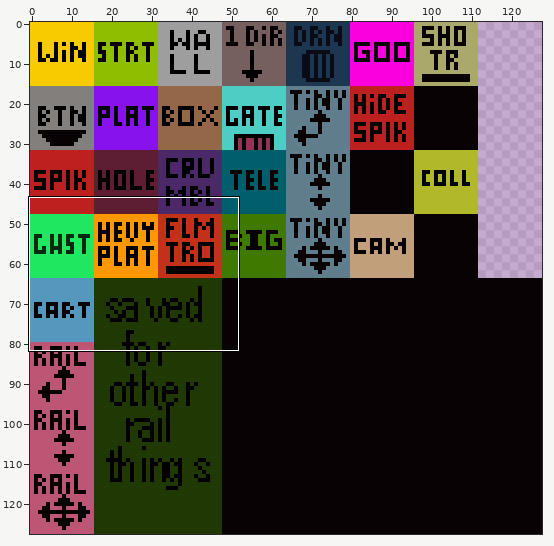
File history of a sprite sheet, assets/maps/tileset/GameplayTileset.png. The picture above shows the old version from afar; the outline marks the close-up.
Close-up. Earlier state:
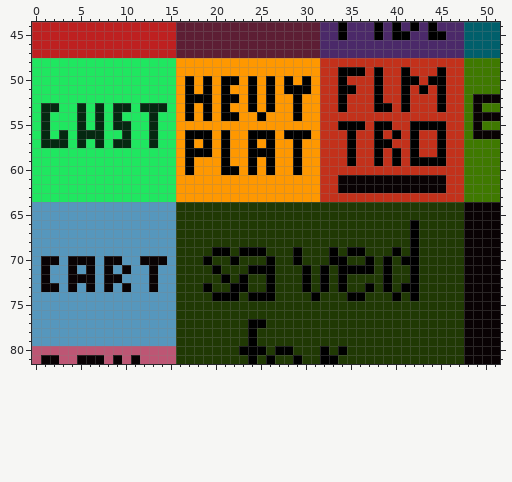
The file is 128x128 pixels. Shown: x 0..51, y 44..81. The commit also changed other parts of the picture, which this record leaves out.
Once edited:
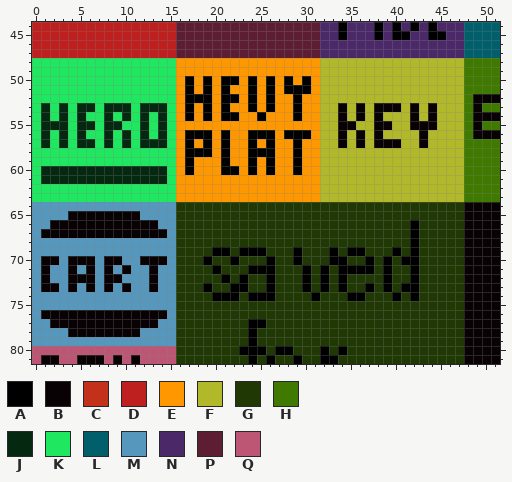
Palette (. is transparent): A #000000  B #090204  C #c3311b  D #be2020  E #ff9800  F #b1b92a  G #203904  H #3f7900  J #052811  K #1fe760  L #005f6b  M #5697bd  N #4b2969  P #5d1e34  Q #bd5674
Difference:
The edit turns colour A into colour B in row 53 at x 34 and 38 to 39; in row 55 at x 34 to 35, 38 to 39 and 42 to 44; in row 56 at x 38; in row 57 at x 38 to 39.
The edit turns colour C into colour B in row 53 at x 36, 40, 42 and 44; in row 54 at x 34, 36, 38, 42 and 44; in row 56 at x 34, 36 and 43; in row 57 at x 34, 36, 40 and 43.
The edit turns colour M into colour B in row 65 at x 4 to 11; in row 66 at x 2 to 13; in row 67 at x 1 to 14; in row 76 at x 1 to 14; in row 77 at x 2 to 13; in row 78 at x 4 to 11.
The edit turns colour A into colour F in row 49 at x 34 to 36, 38, 41 and 45; in row 50 at x 34, 38, 41 to 42 and 44 to 45; in row 51 at x 34 to 35, 38, 41, 43 and 45; in row 52 at x 34, 38, 41 and 45; in row 53 at x 41 and 45; in row 55 at x 36 and 45.
The edit turns colour A into colour F in row 56 at x 35, 40, 42 and 45; in row 57 at x 35, 42 and 45; in row 58 at x 35, 38, 40, 42 and 45; in row 59 at x 35, 38, 40 and 42 to 45.
The edit turns colour B into colour F in rows 61 to 62 at x 34 to 45.
The edit turns colour C into colour F in row 48 at x 32 to 47; in row 49 at x 32 to 33, 37, 39 to 40, 42 to 44 and 46 to 47; in row 50 at x 32 to 33, 35 to 37, 39 to 40, 43 and 46 to 47; in row 51 at x 32 to 33, 36 to 37, 39 to 40, 42, 44 and 46 to 47; in row 52 at x 32 to 33, 35 to 37, 39 to 40, 42 to 44 and 46 to 47; in row 53 at x 32 to 33, 35, 37, 43 and 46 to 47.
The edit turns colour C into colour F in row 54 at x 32 to 33, 35, 37, 39 to 41, 43 and 45 to 47; in row 55 at x 32 to 33, 37, 40 to 41 and 46 to 47; in row 56 at x 32 to 33, 37, 39, 41, 44 and 46 to 47; in row 57 at x 32 to 33, 37, 41, 44 and 46 to 47; in row 58 at x 32 to 34, 36 to 37, 39, 41, 43 to 44 and 46 to 47; in row 59 at x 32 to 34, 36 to 37, 39, 41 and 46 to 47.
The edit turns colour C into colour F in row 60 at x 32 to 47; in rows 61 to 62 at x 32 to 33 and 46 to 47; in row 63 at x 32 to 47.
The edit turns colour K into colour J in row 53 at x 3, 6 and 8; in row 54 at x 3, 8, 10, 12 and 14; in row 55 at x 2 to 3, 6, 8, 12 and 14; in row 56 at x 8, 12 and 14; in row 57 at x 6, 8, 12 and 14; in rows 60 to 61 at x 1 to 14.
The edit turns colour J into colour K in row 53 at x 2 and 7; in row 54 at x 7, 9 and 13; in row 55 at x 7, 10 and 13; in row 56 at x 6 to 7 and 13; in row 57 at x 2, 7 and 9.
Where, in picture pixels (left, top, right, bottom), the same in both close-ups:
changed: (320, 58, 464, 202)
changed: (41, 103, 167, 184)
changed: (41, 211, 167, 238)
changed: (41, 310, 167, 337)
